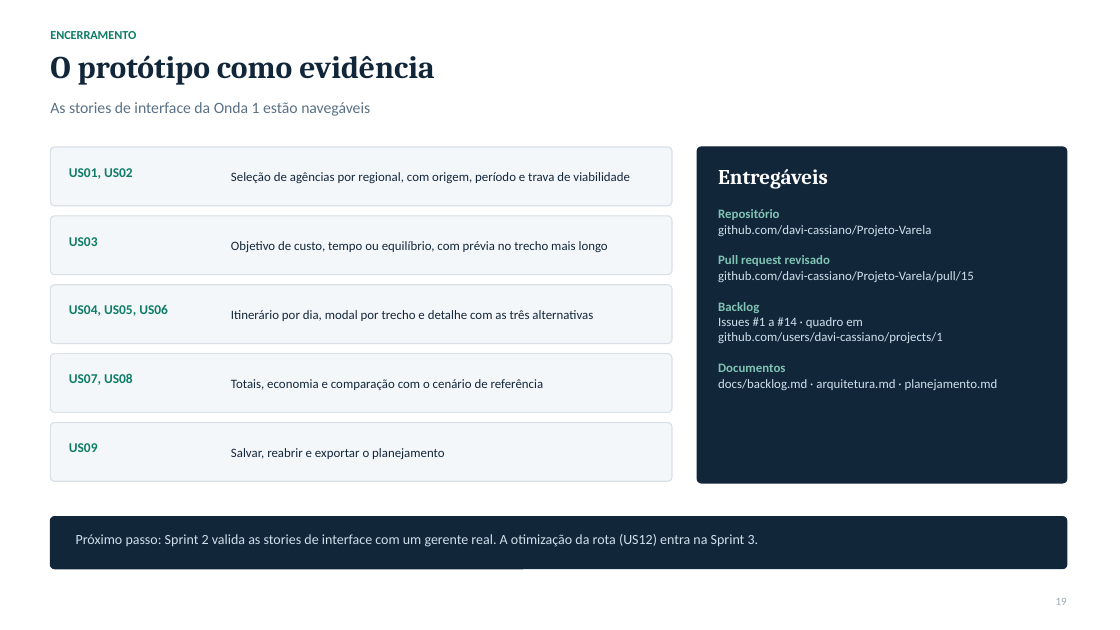
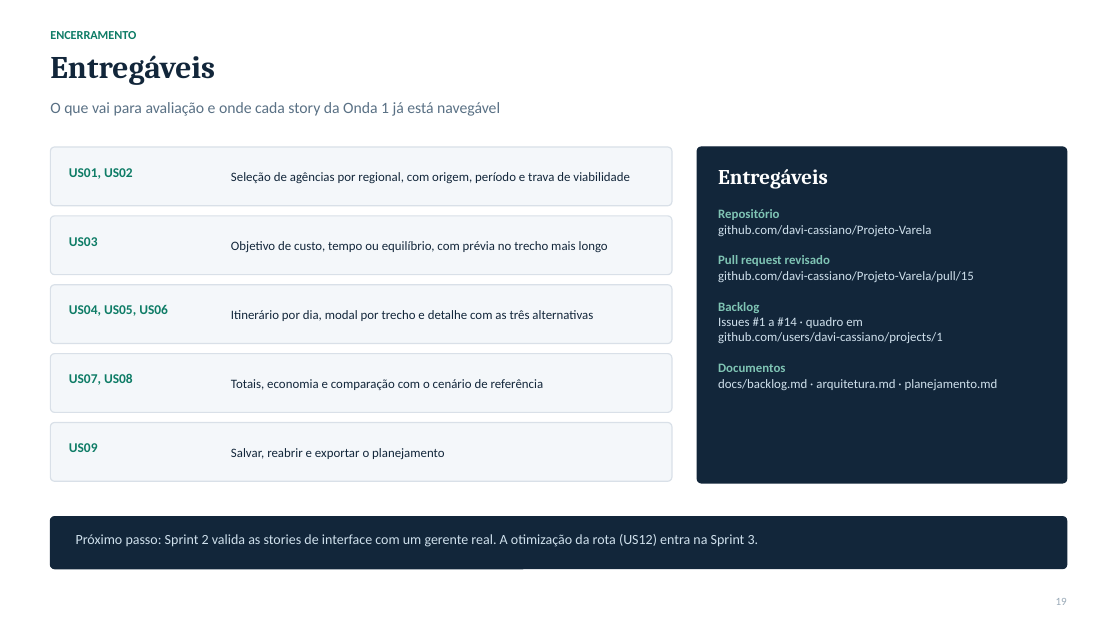
Before and after one commit to davi-cassiano/Projeto-Varela, a slide deck: slide 19 of docs/apresentacao-checkpoint-4-6.pptx. Drawn at 1120x630 pixels with LibreOffice and Linux fonts; fonts in the diff are those of the drawing. Boxes give left, top, right and bottom in pixels: in the first picture for what was removed or moved away, otherwise in the second. Text is boxed around its words. In the diff, an @@ line names an element or a change of style, - is before the commit and + after.

```diff
--- a/docs/apresentacao-checkpoint-4-6.pptx
+++ b/docs/apresentacao-checkpoint-4-6.pptx
@@ text at bbox=[50, 55, 215, 85]: text changed @@
-O protótipo como evidência
+Entregáveis
@@ text at bbox=[50, 102, 500, 116]: text changed @@
-As stories de interface da Onda 1 estão navegáveis
+O que vai para avaliação e onde cada story da Onda 1 já está navegável
```
Also in this commit, not shown: 7 other slides changed.
